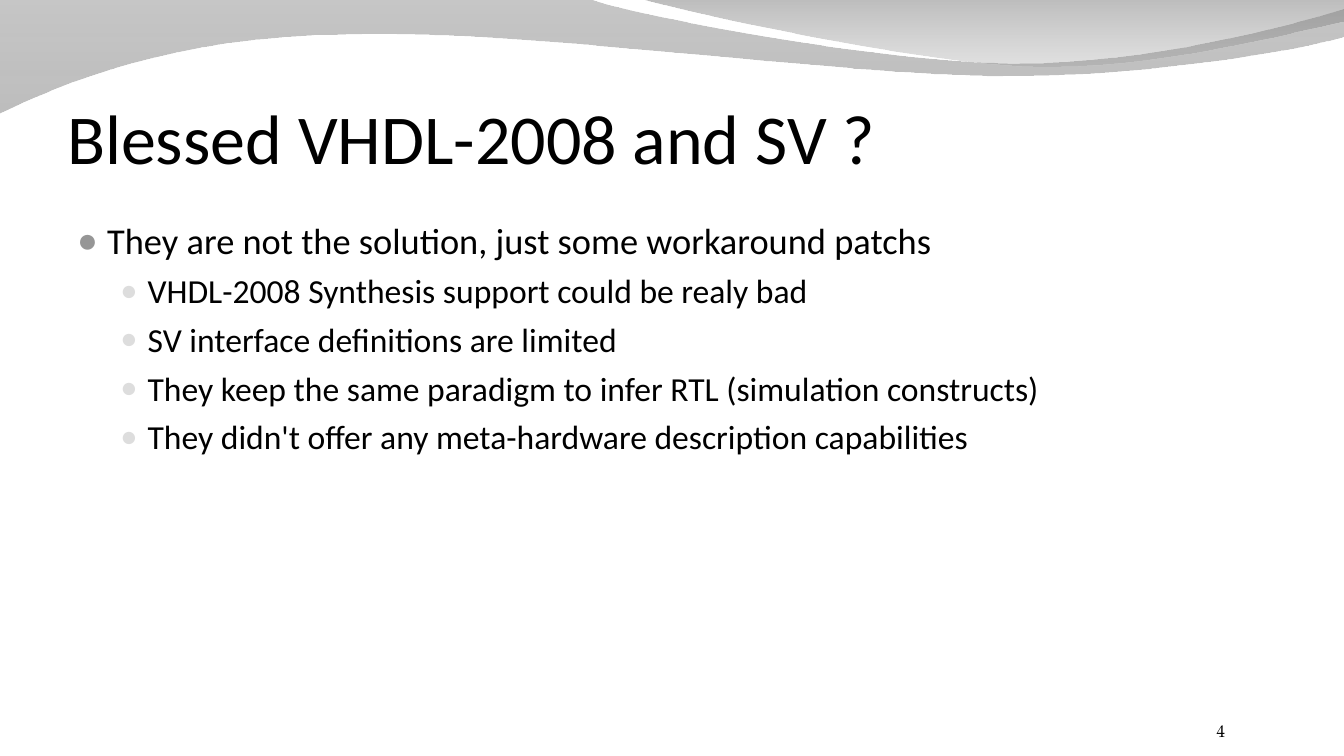
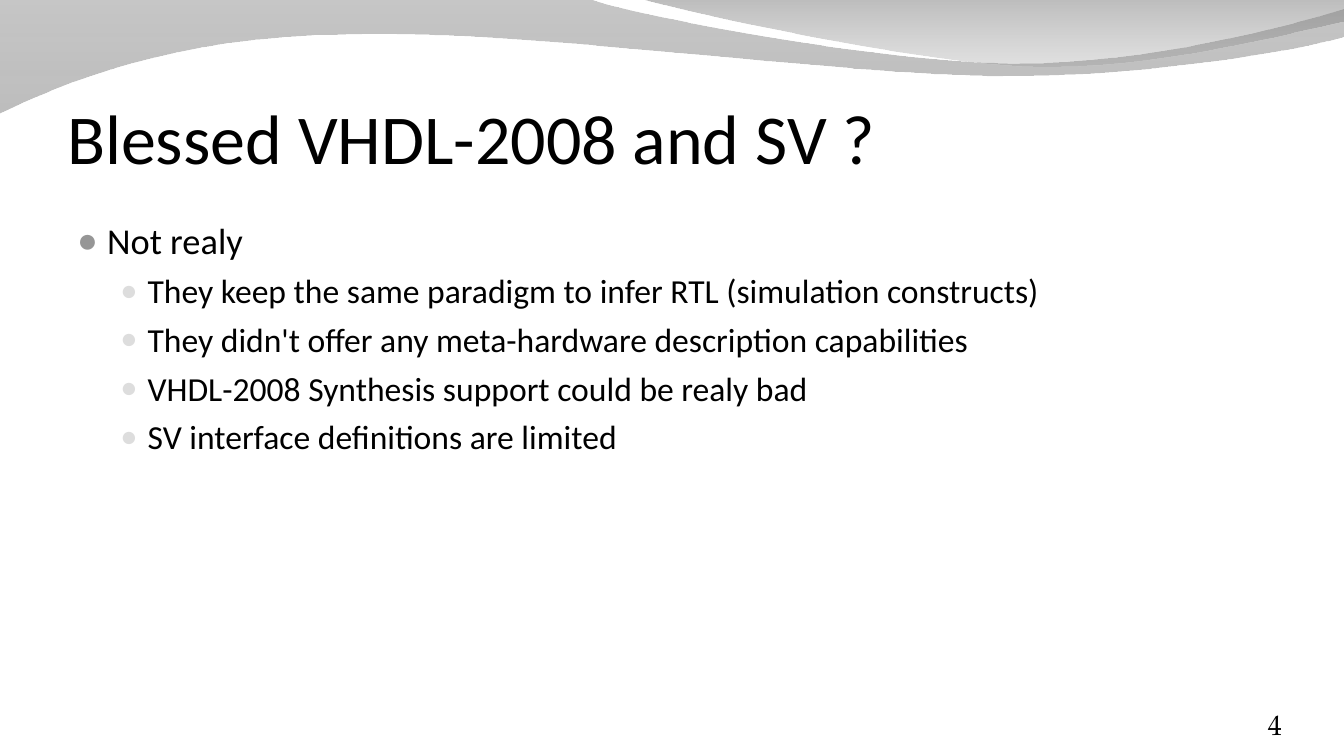
Before and after one commit to SpinalHDL/SpinalDoc, a slide deck: slide 4 of presentation/en/presentation_move_forward.odp. Drawn at 1344x756 pixels with LibreOffice and Linux fonts; fonts in the diff are those of the drawing; background and template pictures are left out. Boxes give left, top, right and bottom in pixels: in the first picture for what was removed or moved away, otherwise in the second. Text is boxed around its words. In the diff, an @@ line names an element or a change of style, - is before the commit and + after.

Commit message:
presentation_move_forward

```diff
--- a/presentation/en/presentation_move_forward.odp
+++ b/presentation/en/presentation_move_forward.odp
@@ text at (107, 228, 1038, 358): text changed; size 26 to 24 pt @@
-● They are not the solution, just some workaround patchs
+● Not realy
+  ● They keep the same paradigm to infer RTL (simulation constructs)
+  ● They didn't offer any meta-hardware description capabilities
@@ text at (148, 376, 1038, 455): paragraphs removed @@
-  ● They keep the same paradigm to infer RTL (simulation constructs)
-  ● They didn't offer any meta-hardware description capabilities
@@ page number: place and size @@
-page number at (1217, 725, 1225, 737)
+page number at (1268, 715, 1282, 735)
@@ page number at (1268, 715, 1282, 735): size 12 to 20 pt @@
```
Also in this commit, not shown: 33 other slides changed, 5 slides added, 2 slides removed, 1 other file.
